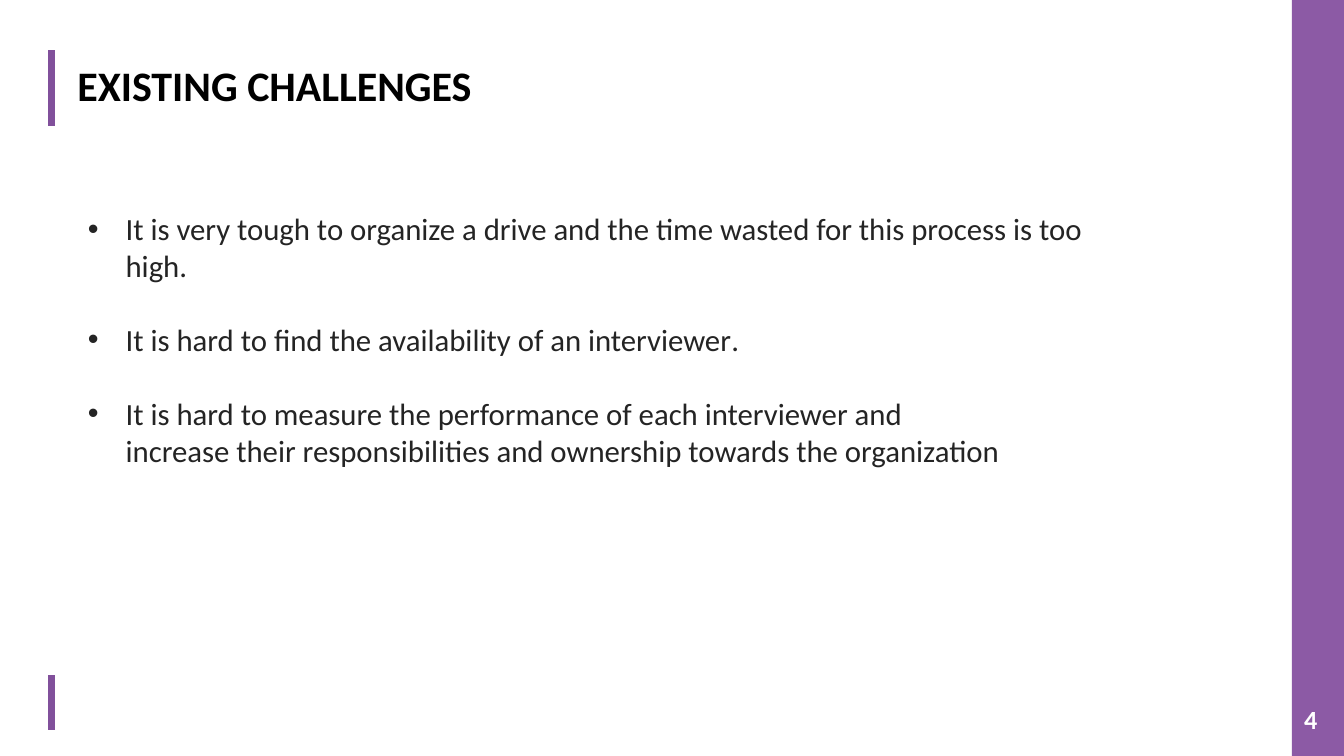
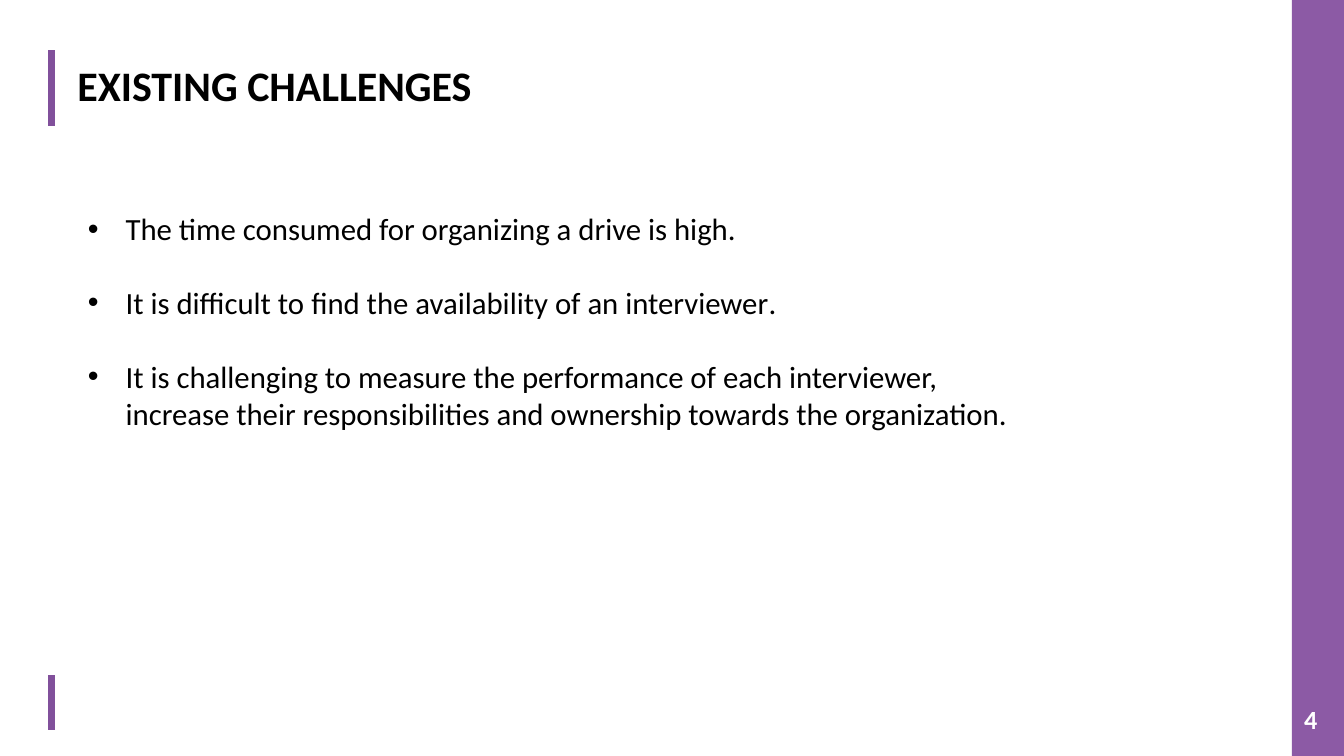
Before and after one commit to TeamAlpha01/Project, a slide deck: slide 4 of Demo PPT/IMS PPT.pptx. Drawn at 1344x756 pixels with LibreOffice and Linux fonts; fonts in the diff are those of the drawing; background and template pictures are left out. Boxes give left, top, right and bottom in pixels: in the first picture for what was removed or moved away, otherwise in the second. Text is boxed around its words. In the diff, an @@ line names an element or a change of style, - is before the commit and + after.

```diff
--- a/Demo PPT/IMS PPT.pptx
+++ b/Demo PPT/IMS PPT.pptx
@@ text at [126, 218, 1007, 431]: text changed; text colour #242424 to #000000 @@
-• It is very tough to organize a drive and the time wasted for this process is too high.
-• It is hard to find the availability of an interviewer.
-• It is hard to measure the performance of each interviewer and increase their responsibilities and ownership towards the organization
+• The time consumed for organizing a drive is high.
+• It is difficult to find the availability of an interviewer.
+• It is challenging to measure the performance of each interviewer, increase their responsibilities and ownership towards the organization.
```
Also in this commit, not shown: 7 other slides changed.
